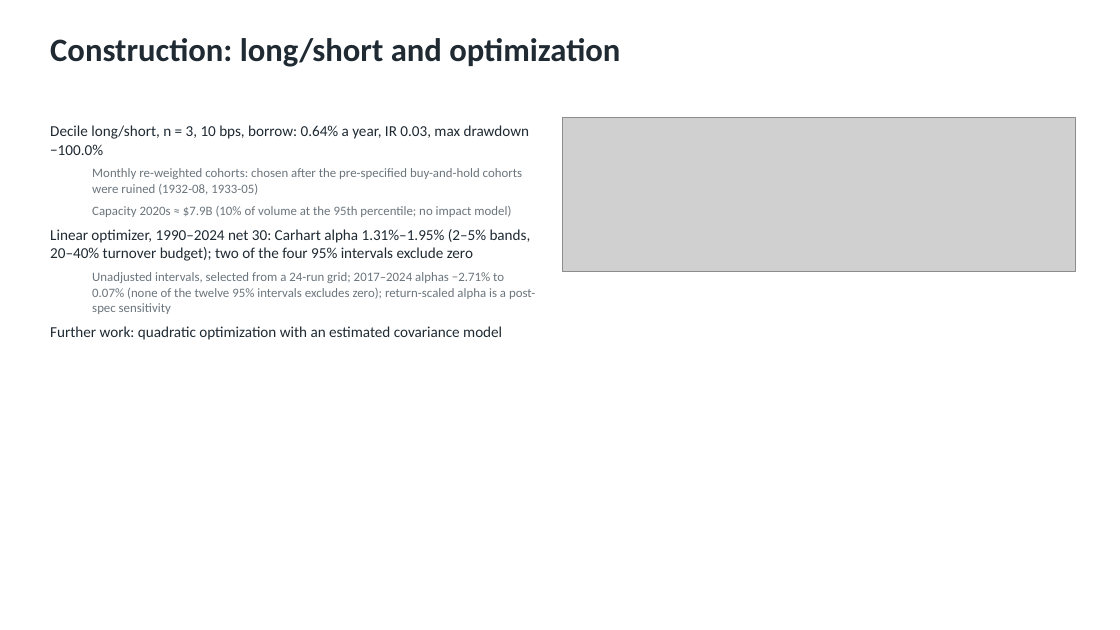
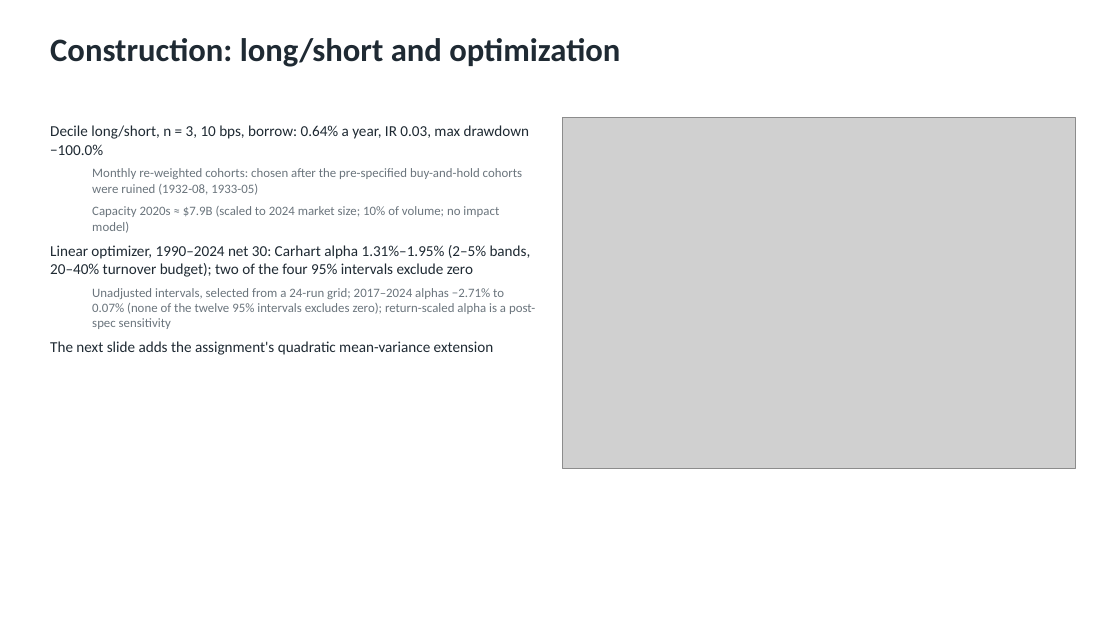
Before and after one commit to yingnichang/MTH9897, a slide deck: slide 14 of Final/presentation/conservative_formula.pptx (slide 12 before the commit). Drawn at 1120x630 pixels with LibreOffice and Linux fonts; fonts in the diff are those of the drawing; grey boxes stand for pictures. Boxes give left, top, right and bottom in pixels: in the first picture for what was removed or moved away, otherwise in the second. Text is boxed around its words. In the diff, an @@ line names an element or a change of style, - is before the commit and + after.

Commit message:
Complete three-pass review with payout, sector and quadratic checks

```diff
--- a/Final/presentation/conservative_formula.pptx
+++ b/Final/presentation/conservative_formula.pptx
@@ picture: place and size @@
-picture at [563,118,1075,271]
+picture at [563,118,1075,469]
@@ text at [92,206,499,233]: text changed @@
-  Capacity 2020s ≈ $7.9B (10% of volume at the 95th percentile; no impact model)
+  Capacity 2020s ≈ $7.9B (scaled to 2024 market size; 10% of volume; no impact model)
@@ text at [50,341,494,355]: text changed @@
-Further work: quadratic optimization with an estimated covariance model
+The next slide adds the assignment's quadratic mean-variance extension
```
Also in this commit, not shown: 3 other slides changed, 3 slides added, 51 other files.
